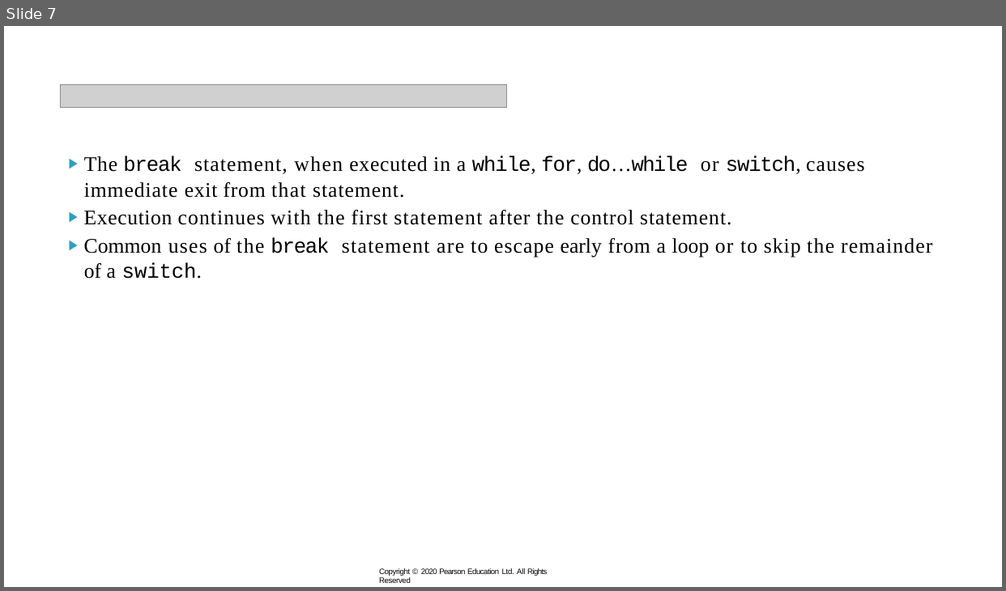
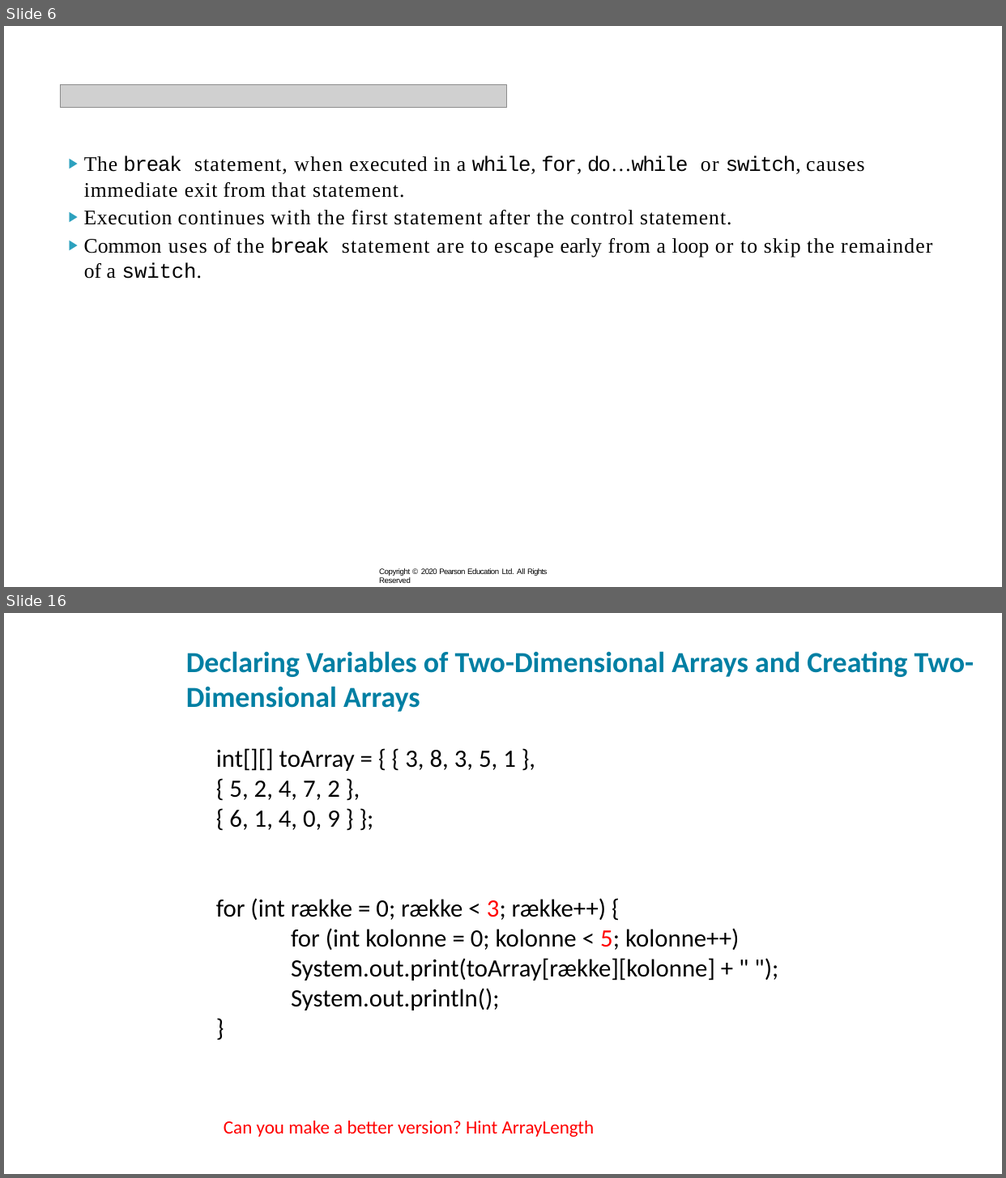
Before and after one commit to xiaoleibi/DMU26, a slide deck: ppt/uge40LoopsPartII.pptx. Shown one above the other, each under a label of ours: slide 7 before the commit, slides 6 and 16 after it; the slides between them are not shown. The pictures are 1006x591 and 1006x1178 pixels, drawn with LibreOffice and Linux fonts; fonts in the diff are those of the drawing; grey boxes stand for pictures. Boxes give left, top, right and bottom in pixels: in the first picture for what was removed or moved away, otherwise in the second. Text is boxed around its words. In the diff, an @@ line names an element or a change of style, - is before the commit and + after.

```diff
--- a/ppt/uge40LoopsPartII.pptx
+++ b/ppt/uge40LoopsPartII.pptx
@@ slide 16 added at (4,613,1002,1174), background #FFFFFF @@
@@ title added at (186,651,974,712), 28 pt, text #007FA3, bold @@
+Declaring Variables of Two-Dimensional Arrays and Creating Two-Dimensional Arrays
@@ text added at (216,748,739,1011), 24 pt, text #000000 @@
+int[][] toArray = { { 3, 8, 3, 5, 1 },
+{ 5, 2, 4, 7, 2 },
+{ 6, 1, 4, 0, 9 } };
+for (int række = 0; række < 3; række++) {
+for (int kolonne = 0; kolonne < 5; kolonne++)
+System.out.print(toArray[række][kolonne] + " ");
+System.out.println();
+}
@@ text added at (224,1121,594,1137), 18 pt, text #FF0000 @@
+Can you make a better version? Hint ArrayLength
@@ what was slide 7 is now slide 6 @@
```
Also in this commit, not shown: 1 slide changed, 13 other slides added, 1 slide removed, 5 other files.
